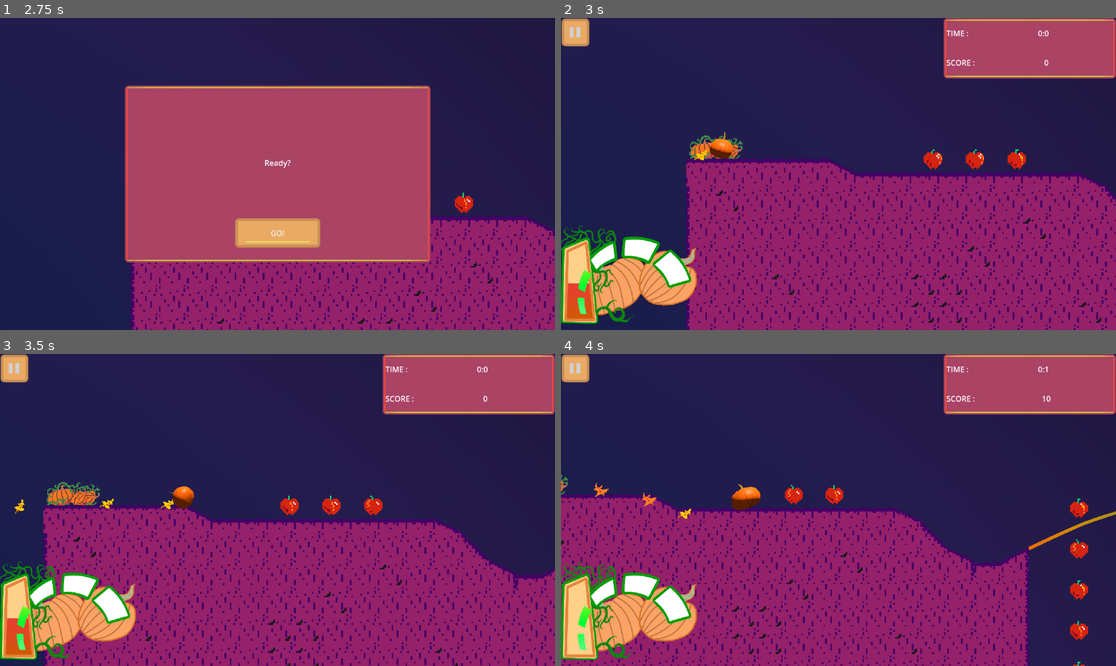
Above: before the commit, frames 1-4 (two rows, left to right).
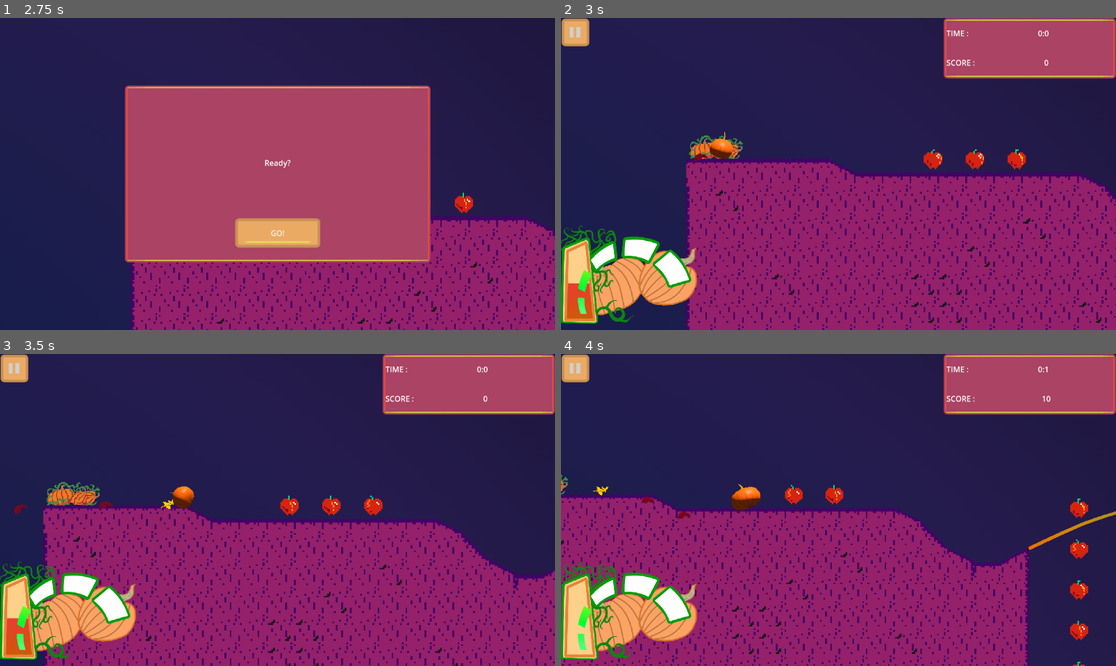
Above: after the commit, the same moments.

Repository: LettucePie/gwj-62-harvest
Game: Godot game, scene res://Play.tscn
The game is run twice, just before and just after one commit, with the same random seed, the same clock (stepped at 60 frames per second) and the same inputs.
Inputs:
- Up to frame 1 (2.75 s): hold W (accelerate) 0.53-1.25 s; click "Play" at 1.25 s; click "Play" at 2 s
- Up to frame 2 (3 s): click "GO!" at 2.75 s
- Up to frame 3 (3.5 s): no input
- Up to frame 4 (4 s): hold S (brake) from 3.53 s (still down)

Frame 1 is identical in both runs. In frame 2, less than 0.1% of the frame differs, in the area x 24-27%, y 42-47%; in frame 3, 0.1%; in frame 4, 0.2%, in the area x 5-24%, y 41-54%.

Commit message:
Fixed leaf spray fx

Diff:
--- a/gameplay/player_visual.tscn
+++ b/gameplay/player_visual.tscn
@@ -25,7 +25,7 @@
 scale_min = 2.0
 scale_max = 2.0
 turbulence_enabled = true
-anim_speed_max = 3.0
+anim_offset_max = 1.0
 
 [sub_resource type="ViewportTexture" id="ViewportTexture_id0uk"]
 viewport_path = NodePath("SubViewport")
